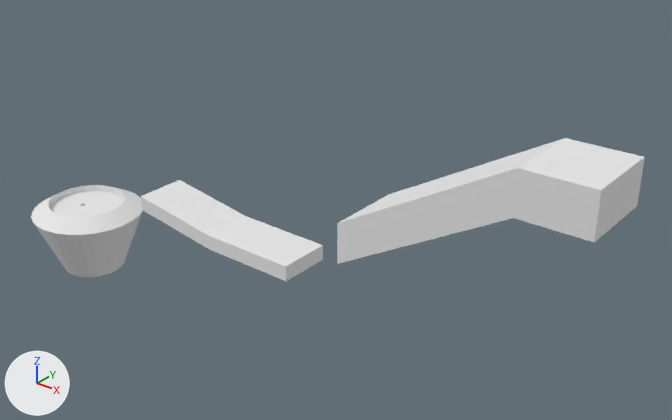
Renders of the OBJ model Resources/Models/hole2/Hole.obj from each side of a commit.
The view is the same before and after, from a 50 mm lens placed at (219.0, -283.0, 234.0), pointed at (-26.0, 23.0, 45.0). The axes (+X, +Y, +Z) are drawn at lower left. The lights are the same throughout. Where no turn or scale is listed for an object, it has been applied to the vertices.

Script lines for the objects in view, before the commit:
```python
me_cube_001_cube_006 = bpy.data.meshes.new('Cube.001_Cube.006')
me_cube_001_cube_006.from_pydata(...)  # 50 vertices, 96 faces; spans x 7.9..115.7, y -18.1..17.3, z 45.9..110.2
me_cube_001_cube_006.materials.append(mat_material)  # white #e7e7e7
me_cube_002 = bpy.data.meshes.new('Cube.002')
me_cube_002.from_pydata(...)  # 280 vertices, 551 faces; spans x -217.0..-25.0, y -31.0..31.0, z -29.0..37.0
me_cube_002.materials.append(mat_material)  # white #e7e7e7
ob_cube_001_cube_006 = bpy.data.objects.new('Cube.001_Cube.006', me_cube_001_cube_006)
ob_cube_001_cube_006.location = (0.0, 0.0, 0.0)
ob_cube_002 = bpy.data.objects.new('Cube.002', me_cube_002)
ob_cube_002.location = (0.0, 0.0, 0.0)
```
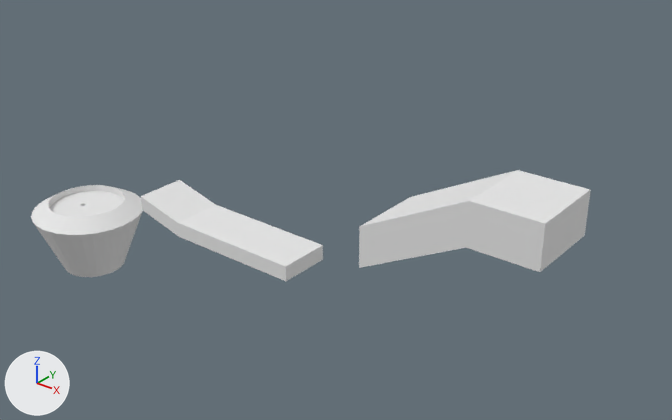
The newer file is also turned or shifted as a whole; pictures and numbers use the older file's frame.

Pixel boxes (x1, y1, x2, y2) of what changed, in the pictures (672 x 420 px; the box of a moved part takes in the faces that stretch with it):
'Cube.001_Cube.006', reshaped (25% narrower, 19% shorter)
    before: (337, 138, 645, 264)
    after: (359, 170, 591, 272)
part 1 of me_cube_001_cube_006, moved or reshaped
    before: (513, 138, 645, 242)
    after: (466, 170, 591, 272)
part 2 of me_cube_001_cube_006, moved or reshaped
    before: (337, 138, 565, 264)
    after: (359, 170, 517, 268)
part 3 of me_cube_002, moved or reshaped
    both: (141, 180, 322, 281)

What changed in the scene script:
```text
Change me_cube_001_cube_006:
    where me_cube_001_cube_006.from_pydata(...)  # 50 vertices, 96 faces; spans x 7.9..115.7, y -18.1..17.3, z 45.9..110.2
    used by ob_cube_001_cube_006; location = (0.0, 0.0, 0.0)
    me_cube_001_cube_006 part 1: all 32 vertices in x 85.8..115.7, y -18.1..17.3, z 91.1..110.2 are moved by (-17.8, 0.0, -17.5)
    me_cube_001_cube_006 part 2: all 18 vertices in x 7.9, y -18.1..17.3, z 45.9..64.7 are moved by (11.2, 0.0, 2.1)
Change me_cube_002:
    where me_cube_002.from_pydata(...)  # 280 vertices, 551 faces; spans x -217.0..-25.0, y -31.0..31.0, z -29.0..37.0
    used by ob_cube_002; location = (0.0, 0.0, 0.0)
    me_cube_002 part 3: all 14 vertices in x -74.0, y -13.0..13.0, z 23.0..31.0 are moved by (-21.0, 0.0, 0.0)
```
